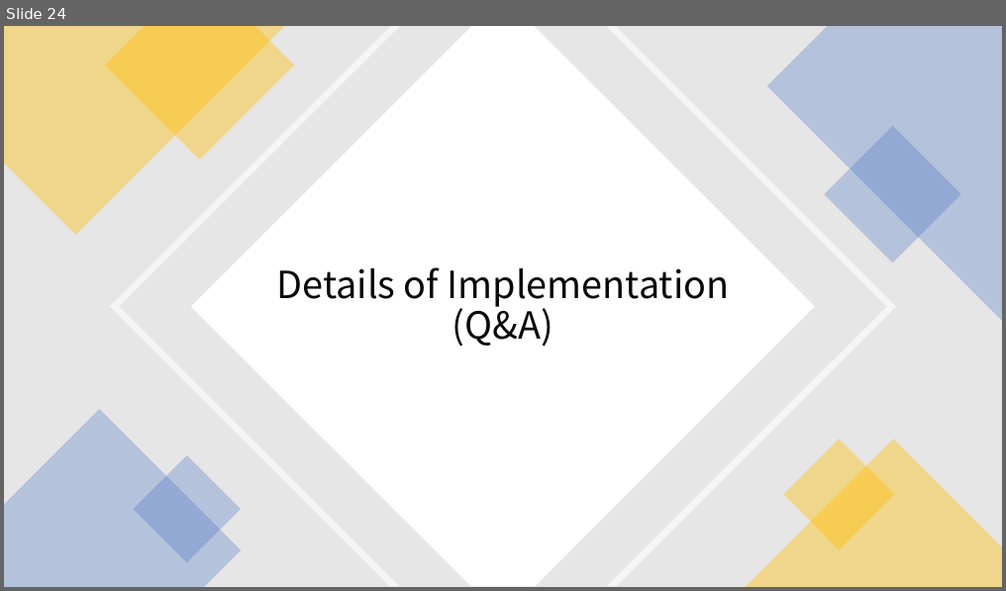
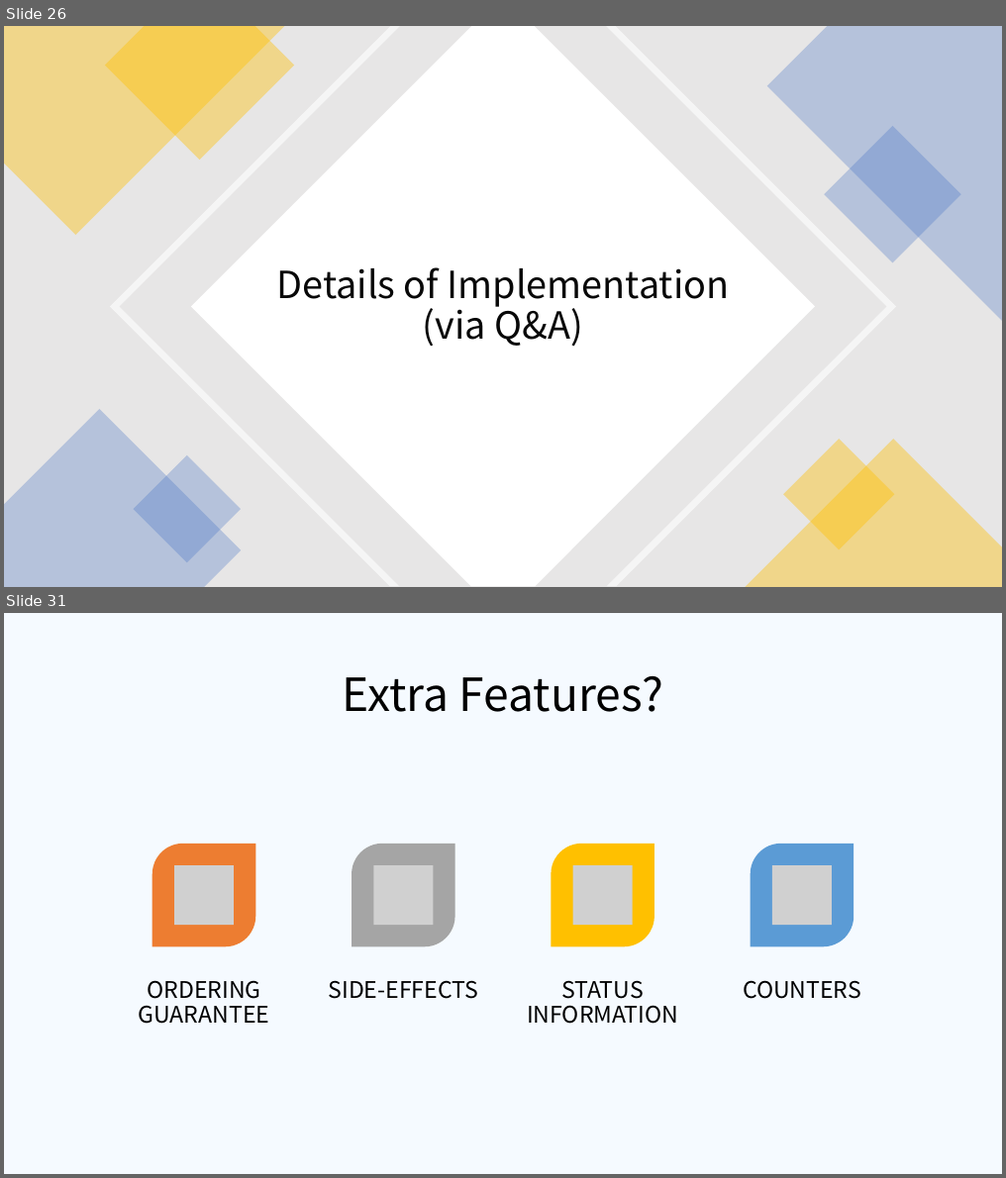
Before and after one commit to ifsheldon/OSLearning, a slide deck: project/MapReduce/pre.pptx. Shown one above the other, each under a label of ours: slide 24 before the commit, slides 26 and 31 after it; the slides between them are not shown. The pictures are 1006x591 and 1006x1178 pixels, drawn with LibreOffice and Linux fonts; fonts in the diff are those of the drawing; grey boxes stand for pictures. Boxes give left, top, right and bottom in pixels: in the first picture for what was removed or moved away, otherwise in the second. Text is boxed around its words. In the diff, an @@ line names an element or a change of style, - is before the commit and + after.

```diff
--- a/project/MapReduce/pre.pptx
+++ b/project/MapReduce/pre.pptx
@@ slide 31 added at bbox=[4, 613, 1002, 1174], background #F5FAFF @@
@@ title added at bbox=[343, 676, 663, 712], 44 pt, text #000000 @@
+Extra Features?
@@ group added at bbox=[139, 844, 861, 1024]: 4 round diag rects, 4 pictures, 4 texts @@
+ORDERING GUARANTEE
+SIDE-EFFECTS
+STATUS INFORMATION
+COUNTERS
@@ what was slide 24 is now slide 26 @@
@@ slide 26 changed as well @@
@@ title at bbox=[277, 268, 730, 347]: text changed @@
-Details of Implementation (Q&A)
+Details of Implementation (via Q&A)
```
Also in this commit, not shown: 10 other slides changed, 8 other slides added, 6 slides removed, 1 other file.
